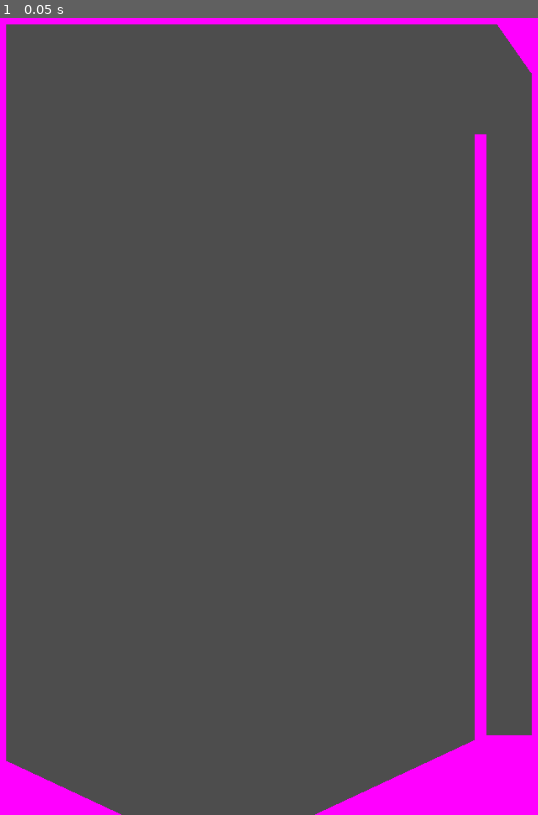
Above: before the commit, frame 1.
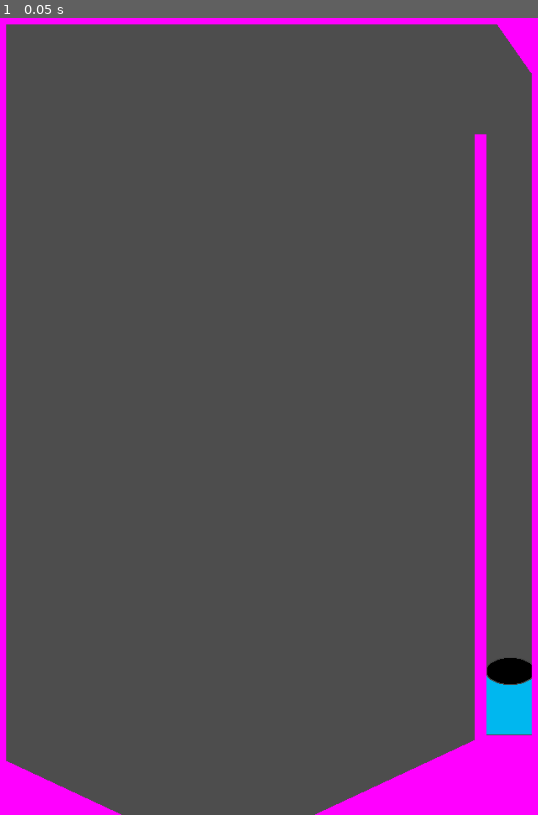
Above: after the commit, the same moment.

Repository: bsu-cs315/fp-team1-pinball
Game: Godot game, scene res://world/world.tscn
Two runs of this game, one before a commit and one after it. Both use one fixed random seed, a clock stepped at 60 frames per second and the inputs below. The project has no main scene, so this scene is started directly.
Inputs:
- Up to frame 1 (0.05 s): no input

The runs differ from the first frame. In frame 1, 0.8% of the frame differs, in the area x 90-99%, y 80-90%.

Commit message:
Add a launcher to the world

Diff:
--- /dev/null
+++ b/project/launcher/launcher.tscn
@@ -0,0 +1,9 @@
+[gd_scene load_steps=2 format=3 uid="uid://bh7hvwo0kc42s"]
+
+[ext_resource type="Texture2D" uid="uid://wqjmo2nranp0" path="res://launcher/pixil-frame-0 (1).png" id="1_sjm0u"]
+
+[node name="Launcher" type="Node2D"]
+
+[node name="Sprite2D" type="Sprite2D" parent="."]
+position = Vector2(83, 70)
+texture = ExtResource("1_sjm0u")
--- a/project/world/world.tscn
+++ b/project/world/world.tscn
@@ -1,4 +1,6 @@
-[gd_scene load_steps=10 format=3 uid="uid://c8yur30t2p2yo"]
+[gd_scene load_steps=11 format=3 uid="uid://c8yur30t2p2yo"]
+
+[ext_resource type="PackedScene" uid="uid://bh7hvwo0kc42s" path="res://launcher/launcher.tscn" id="1_ijd6e"]
 
 [sub_resource type="PhysicsMaterial" id="PhysicsMaterial_i55ga"]
 
@@ -127,3 +129,6 @@
 [node name="CollisionShape2D" type="CollisionShape2D" parent="CornerPeices/BottomRightCorner"]
 position = Vector2(-0.0036335, 0.00864124)
 shape = SubResource("RectangleShape2D_s23c6")
+
+[node name="Launcher" parent="." instance=ExtResource("1_ijd6e")]
+position = Vector2(529, 741)
Binary file added: project/launcher/pixil-frame-0 (1).png
Not shown, added: project/launcher/pixil-frame-0 (1).png.import
